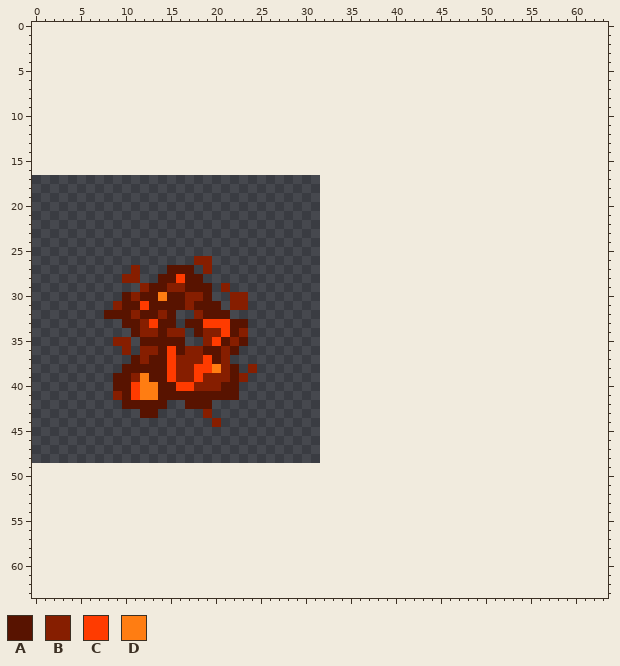
One commit to this pixel-art sprite: Assets/Images/Plant/Boomkin/Die/attack_21.png. This is how it looked before the edit.
The file is 32x32 pixels. The old version is drawn lined up with the new one, on the new canvas.
Palette (. is transparent): A #581300  B #861e00  C #ff3b00  D #ff7d12
Pixels before (only the part around the change), first column x 0:
 0 ................................................................
 1 ................................................................
 2 ................................................................
 3 ................................................................
 4 ................................................................
 5 ................................................................
 6 ................................................................
 7 ................................................................
 8 ................................................................
 9 ................................................................
10 ................................................................
11 ................................................................
12 ................................................................
13 ................................................................
14 ................................................................
15 ................................................................
16 ................................................................
17 ................................................................
18 ................................................................
19 ................................................................
20 ................................................................
21 ................................................................
22 ................................................................
23 ................................................................
24 ................................................................
25 ................................................................
26 ..................BB............................................
27 ...........B...AAA.B............................................
28 ..........BB..AACAA.............................................
29 ............BAABBAAA.B..........................................
30 ..........ABAADAABBA..BB........................................
31 .........BAACAAAABAAA.BB........................................
32 ........AAABAABA..BAAA..........................................
33 ..........AABCAA.AACCCAA........................................
34 ...........ABBABB.ABBCAB........................................
35 .........BB.AAAAA..BCABA........................................
36 ..........B.BBACABBAABA.........................................
37 ...........ABAACBBBCAB..........................................
38 ..........AAAAACBBCCDBA.B.......................................
39 .........AABDAACBBCBBBAB........................................
40 .........AACDDAACCBBBAA.........................................
41 .........BACDDAAAAAAAAA.........................................
42 ..........AAAAA..AAA............................................
43 ............AA.....B............................................
44 ....................B...........................................
45 ................................................................
46 ................................................................
47 ................................................................
48 ................................................................
49 ................................................................
50 ................................................................
51 ................................................................
52 ................................................................
53 ................................................................
54 ................................................................
55 ................................................................
56 ................................................................
57 ................................................................
58 ................................................................
59 ................................................................
60 ................................................................
61 ................................................................
62 ................................................................
63 ................................................................
The result:
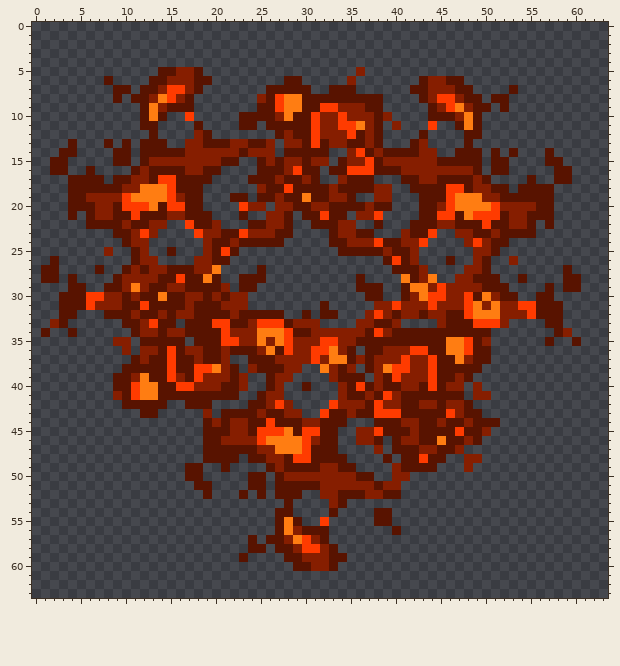
Difference:
canvas 32x32 -> 64x64, the old top-left corner now at 0,17
Changed rows in their new state; - is an unchanged pixel.
first column x 1:
 5 -------------AABBA-----------------B------------------------
 6 -------A----AABBBAA--------AA-----B-------ABBAA-------------
 7 --------AA-AABCCBA-------AAAAA--AAA------AABBBAA----A-------
 8 --------A-AABDCBA-------BACDDAAAAAAAAA----ABCCBAA-AA--------
 9 -----------ADBAAA-------AACDDAACCBBBAA-----ABCDBAA-A--------
10 -----------ADA--C-----AAAABDAACBBCBBBAB----AAABDA-----------
11 -----------AA----A----AA-AAAAACBBCCDBA-B---C--ADA-----------
12 ------------A----BA-------ABAACBBBCABA----A----AA-----------
13 ---A---A-A-AAA--BBAAABBAAB-BBACABBAABA---AB----A------------
14 --AA----AA-AAAAABBBBBBABBB-AAAAA--BCABAAAABB--AAA-A-A---A---
15 -AA-----AA-ABBBBBBBBAA--ABABBABB-ABBCABBBBBBAAAAA-AA----AA--
16 -AA--A----ABAAAABBAA----AAABCAA-AACCCAAABBBBBBBBA-AA-----AA-
17 ---AAAA-AABBACCAAAA----AAABAABA--BAAA---AABBAAAABA----A--AA-
18 ---AAAAAABBDDDCAAA------BAACAAAABAAAABB--AAAACCABBAA-AAAA---
19 ---AABBBBCDDDDCBAA---AA-AABAADAABBA--BB---AAACDDDBBAAAAAA---
20 ---AAABBACCCDACCAA----CBB-BBAABBAAAABAA---AABCDDDDCBBBBAA---
21 ---A-ABBAACAAABBAAA---A--BBA-AACAA-BBC----AACCADCCCABBAAA---
22 -----AAAABAABB--CAAB---AABBA--AAABB--A---AAABBAAACAABBA-A---
23 --------AABCB----CBBAACBBBAA----ABBAA---BAAC--BBAABAAAA-----
24 ---------ABB------BAABAAAAA-----AABBBCAABBC----BCBAA--------
25 -------B--AB--A---BACA-----------AAAAABAAB------BBA---------
26 -A--------ABB------AA-----------------ACAB---A--BA--B-------
27 AA----A--A-ABB---B-D----A--------------AAAB----BBA--------A-
28 AA-A----A--BB-----DA--AAA----------A----DABD--BBAAA--A----AA
29 ---AA--AABD--------A--AA-----------AAA--ADDBCBBBBAAA----A-AA
30 --AAACCBB----------BA---------------AA--ABDCCBBCADBAA--AA---
31 --AAACBB------------B----------A-----BBCBBBCBBBCDBDBBCCAAA--
32 --AA-----------BBA---BAAAAA--A-AA---BCBABBABBAACDDDBBBCAAA--
33 -BA---------------A----BCCCABBB----BBAAB----BAAACCCB----AA--
34 A--A------------A-AA-B-BDDDCAABBBBBBACBAAAAAAAAAAA-------AB-
35 -----------------AAACCBBDBDCBBBCCBBAAAAAAAAAADDCAB------A--A
36 ----------------------AABDACBBCCDBA-AABBBCCAADDCAA----------
37 ---------------AA-A----AAABBBBCBDDABABBBCBBCAADBAA----------
38 ---------------AA-------AAABB--DBAB-ABDCCBBCAAAAA-----------
39 ----------------A--------ABB----BAAA-BACBBBCAABA------------
40 ----------------------B--AB--A---BACABAABBACABB-B-----------
41 ------------------------ABB------BAABACBAAAAAAA-BB----------
42 -----------------------AABCB----CBBBACBBAABBABBA------------
43 --------------------AAAABAABB--CAABAACCCAAAAACBAA-----------
44 ------------------A-ABBAACAAABBAAA---AAABBAABAABAAA---------
45 ------------------AAABBACCCDACCAA--BBCAAABAAAACAAB----------
46 ------------------AABBBBCDDDDCBAA--BBA-ABBAADAABA-----------
47 ------------------AAAAAABBDDDCAAA----B-AAABBAAB-------------
48 ------------------AAAA-AABBACCAAAA----A-AACAA--BB-----------
49 ----------------AA--A----ABAAAABBAA----BAAAA---B------------
50 ----------------AA-----AA-ABBBBBBBBAA--BB-------------------
51 -----------------AA----AA-AAAAABBBBBBABB--------------------
52 ------------------A---A-A-AAA--BBAAABBAA--------------------
53 ---------------------------A----BA--------------------------
54 --------------------------AA----A----AA---------------------
55 --------------------------ADA--C-----AA---------------------
56 --------------------------ADBAAA-------A--------------------
57 -----------------------A-AABDCBA----------------------------
58 -----------------------AA-AABCCBA---------------------------
59 ----------------------A----AABBBAA--------------------------
60 ----------------------------AABBA---------------------------
